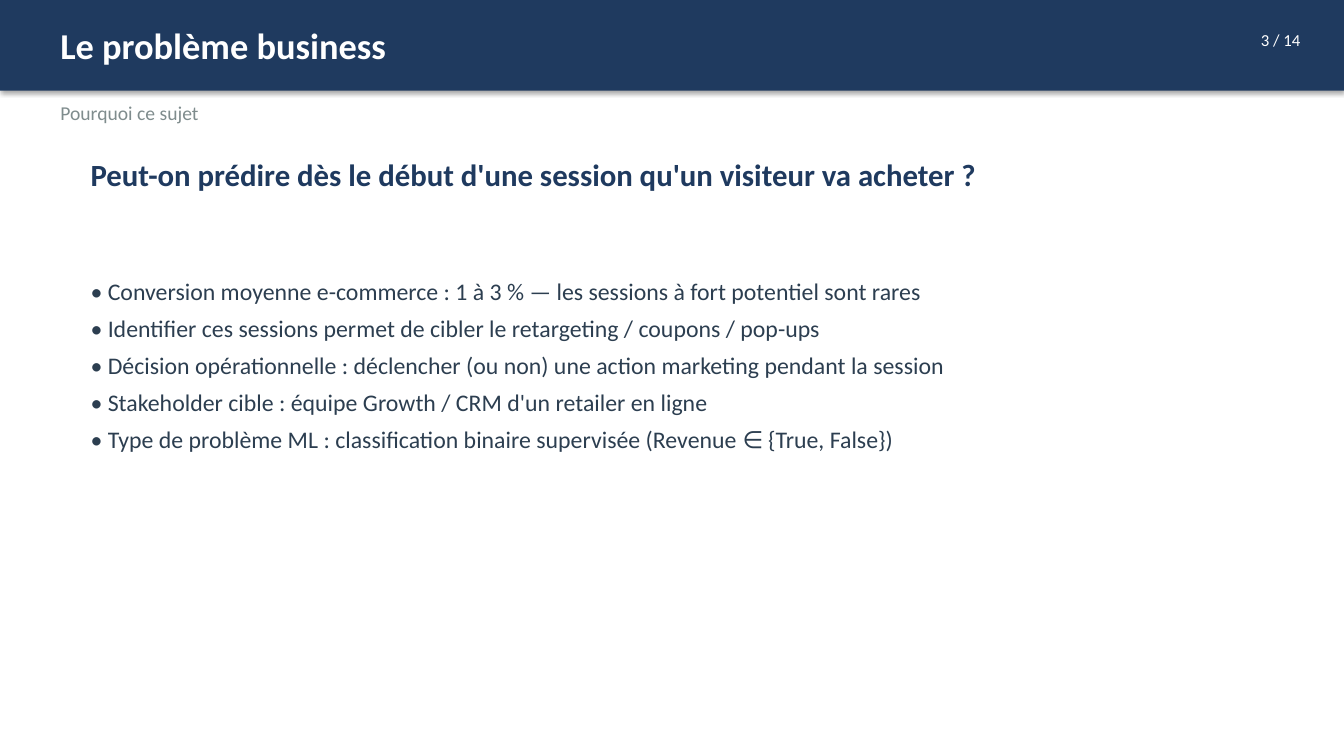
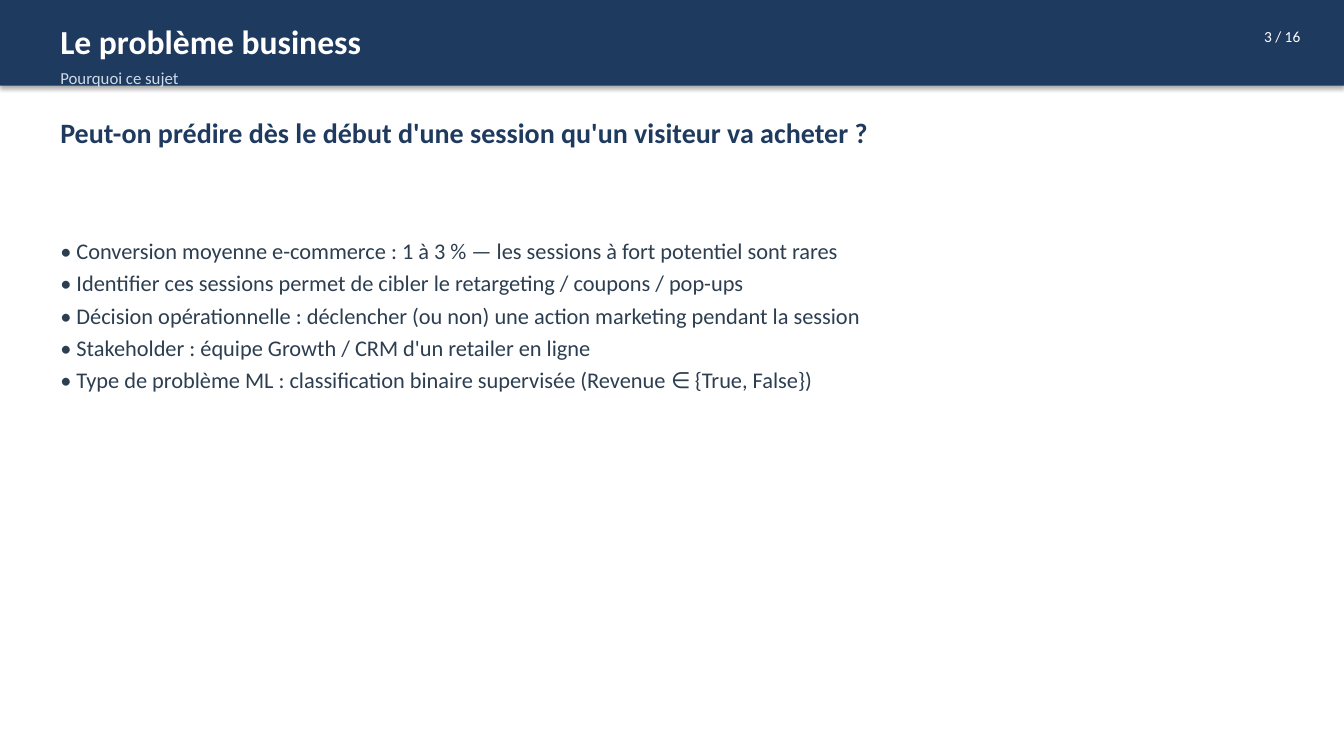
Before and after one commit to manechcarriou-lab/ml-poc-project, a slide deck: slide 3 of deliverables/process_overview.pptx. Drawn at 1344x756 pixels with LibreOffice and Linux fonts; fonts in the diff are those of the drawing. Boxes give left, top, right and bottom in pixels: in the first picture for what was removed or moved away, otherwise in the second. Text is boxed around its words. In the diff, an @@ line names an element or a change of style, - is before the commit and + after.

```diff
--- a/deliverables/process_overview.pptx
+++ b/deliverables/process_overview.pptx
@@ rectangle: place and size @@
-rectangle at [0,0,1344,91]
+rectangle at [0,0,1344,86]
@@ text "Le problème business" at [60,30,361,60]: size 26 to 24 pt @@
@@ text at [1264,31,1301,42]: text changed; size 12 to 11 pt @@
-3 / 14
+3 / 16
@@ text "Pourquoi ce sujet": place and size @@
-text "Pourquoi ce sujet" at [60,106,199,123]
+text "Pourquoi ce sujet" at [60,72,178,88]
@@ text "Pourquoi ce sujet" at [60,72,178,88]: size 14 to 12 pt, text colour #7F8C8D to #CFDCE7 @@
@@ text "Peut-on prédire dès le début ...": place and size @@
-text "Peut-on prédire dès le début ..." at [91,164,954,191]
+text "Peut-on prédire dès le début ..." at [60,123,848,148]
@@ text "Peut-on prédire dès le début ..." at [60,123,848,148]: size 22 to 20 pt @@
@@ text "• Conversion moyenne e-commerce : ...": place and size @@
-text "• Conversion moyenne e-commerce : ..." at [108,283,943,452]
+text "• Conversion moyenne e-commerce : ..." at [76,243,860,392]
@@ text at [76,243,860,392]: size 17 to 16 pt in "• Conversion moyenne e-commerce : 1 à ...", "• Identifier ces sessions permet de cibler ...", "• Décision opérationnelle : déclencher (ou non) ...", "• Type de problème ML : classification ..."; less space between paragraphs @@
@@ text at [76,340,591,360]: text changed; size 17 to 16 pt @@
-• Stakeholder cible : équipe Growth / CRM d'un retailer en ligne
+• Stakeholder : équipe Growth / CRM d'un retailer en ligne
```
Also in this commit, not shown: 7 other slides changed, 8 slides added, 6 slides removed, 15 other files.
